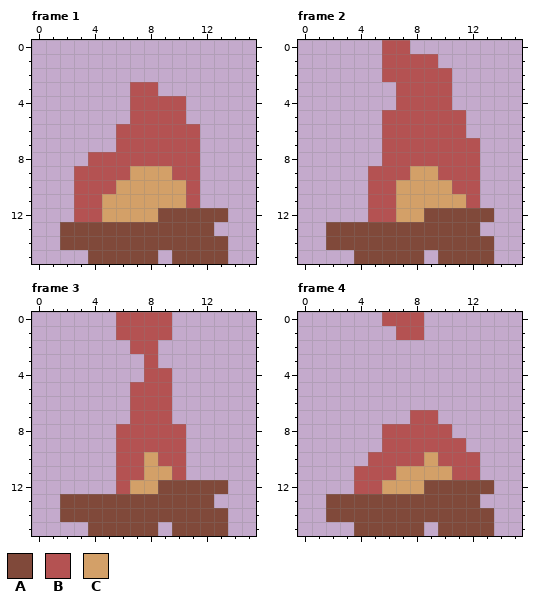
Edited in one commit: pixel-art file (art/campfire.aseprite). That is the earlier state.
16x16 pixels, 5 frames. Shown: frame 1, frame 2, frame 3, frame 4. The commit also changed other frames, which this record leaves out.
Visible layers, top first: "Logs", "Fire2", "Fire".
Palette (. is transparent): A #80493a  B #b45252  C #d3a068
Pixels before, frame 1, first column x 2:
 3 .....BB.....
 4 .....BBBB...
 5 .....BBBB...
 6 ....BBBBBB..
 7 ....BBBBBB..
 8 ..BBBBBBBB..
 9 .BBBBCCCBB..
10 .BBBCCCCCB..
11 .BBCCCCCCB..
12 .BBCCCCAAAAA
13 AAAAAAAAAAA.
14 AAAAAAAAAAAA
15 ..AAAAA.AAAA
Pixels before, frame 2, first column x 2:
 0 ....BB......
 1 ....BBBB....
 2 ....BBBBB...
 3 .....BBBB...
 4 .....BBBB...
 5 ....BBBBBB..
 6 ....BBBBBB..
 7 ....BBBBBBB.
 8 ....BBBBBBB.
 9 ...BBBCCBBB.
10 ...BBCCCCBB.
11 ...BBCCCCCB.
12 ...BBCCAAAAA
13 AAAAAAAAAAA.
14 AAAAAAAAAAAA
15 ..AAAAA.AAAA
Pixels before, frame 3, first column x 2:
 0 ....BBBB....
 1 ....BBBB....
 2 .....BB.....
 3 ......B.....
 4 ......BB....
 5 .....BBB....
 6 .....BBB....
 7 .....BBB....
 8 ....BBBBB...
 9 ....BBBBB...
10 ....BBCBB...
11 ....BBCCB...
12 ....BCCAAAAA
13 AAAAAAAAAAA.
14 AAAAAAAAAAAA
15 ..AAAAA.AAAA
Pixels before, frame 4, first column x 2:
 0 ....BBB.....
 1 .....BB.....
 2 ............
 3 ............
 4 ............
 5 ............
 6 ............
 7 ......BB....
 8 ....BBBBB...
 9 ....BBBBBB..
10 ...BBBBCBBB.
11 ..BBBCCCCBB.
12 ..BBCCCAAAAA
13 AAAAAAAAAAA.
14 AAAAAAAAAAAA
15 ..AAAAA.AAAA
And afterwards:
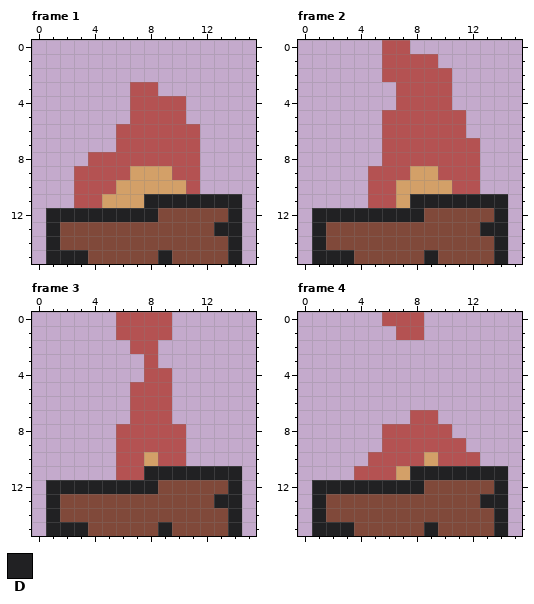
Colours new in this view: D #212123
Diff:
Frame 1, layer "Logs":
y 11: x 8..14 CCCB... -> DDDDDDD
y 12: x 1..8 ..BBCCCC -> DDDDDDDD; x 14 . -> D
y 13: x 1 . -> D; x 13..14 .. -> DD
y 14: x 1 . -> D; x 14 . -> D
y 15: x 1..3 ... -> DDD; x 9 . -> D; x 14 . -> D
Frame 2, layer "Logs":
y 11: x 8..14 CCCCB.. -> DDDDDDD
y 12: x 1..8 ....BBCC -> DDDDDDDD; x 14 . -> D
y 13: x 1 . -> D; x 13..14 .. -> DD
y 14: x 1 . -> D; x 14 . -> D
y 15: x 1..3 ... -> DDD; x 9 . -> D; x 14 . -> D
Frame 3, layer "Logs":
y 11: x 8..14 CCB.... -> DDDDDDD
y 12: x 1..8 .....BCC -> DDDDDDDD; x 14 . -> D
y 13: x 1 . -> D; x 13..14 .. -> DD
y 14: x 1 . -> D; x 14 . -> D
y 15: x 1..3 ... -> DDD; x 9 . -> D; x 14 . -> D
Frame 4, layer "Logs":
y 11: x 8..14 CCCBB.. -> DDDDDDD
y 12: x 1..8 ...BBCCC -> DDDDDDDD; x 14 . -> D
y 13: x 1 . -> D; x 13..14 .. -> DD
y 14: x 1 . -> D; x 14 . -> D
y 15: x 1..3 ... -> DDD; x 9 . -> D; x 14 . -> D
